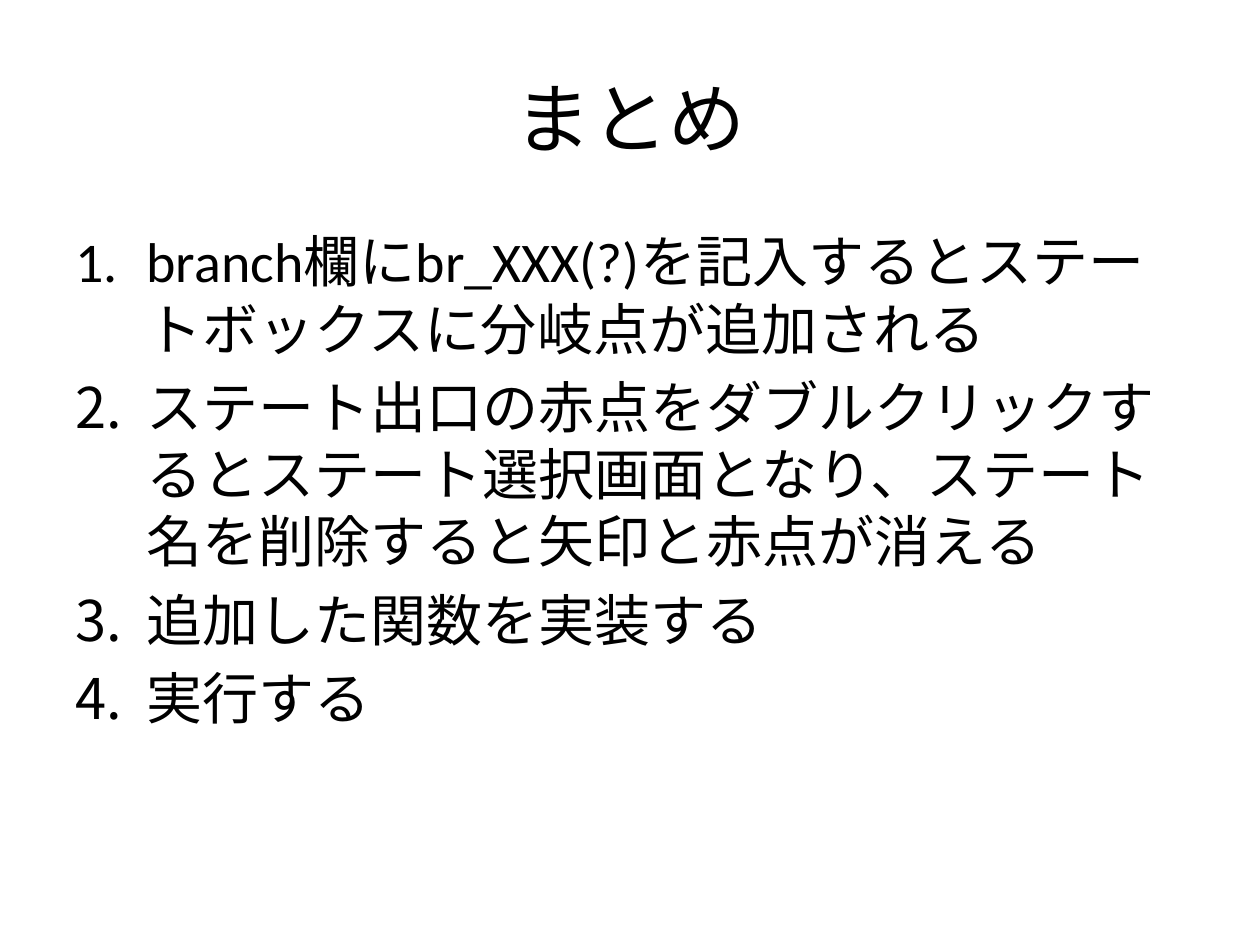
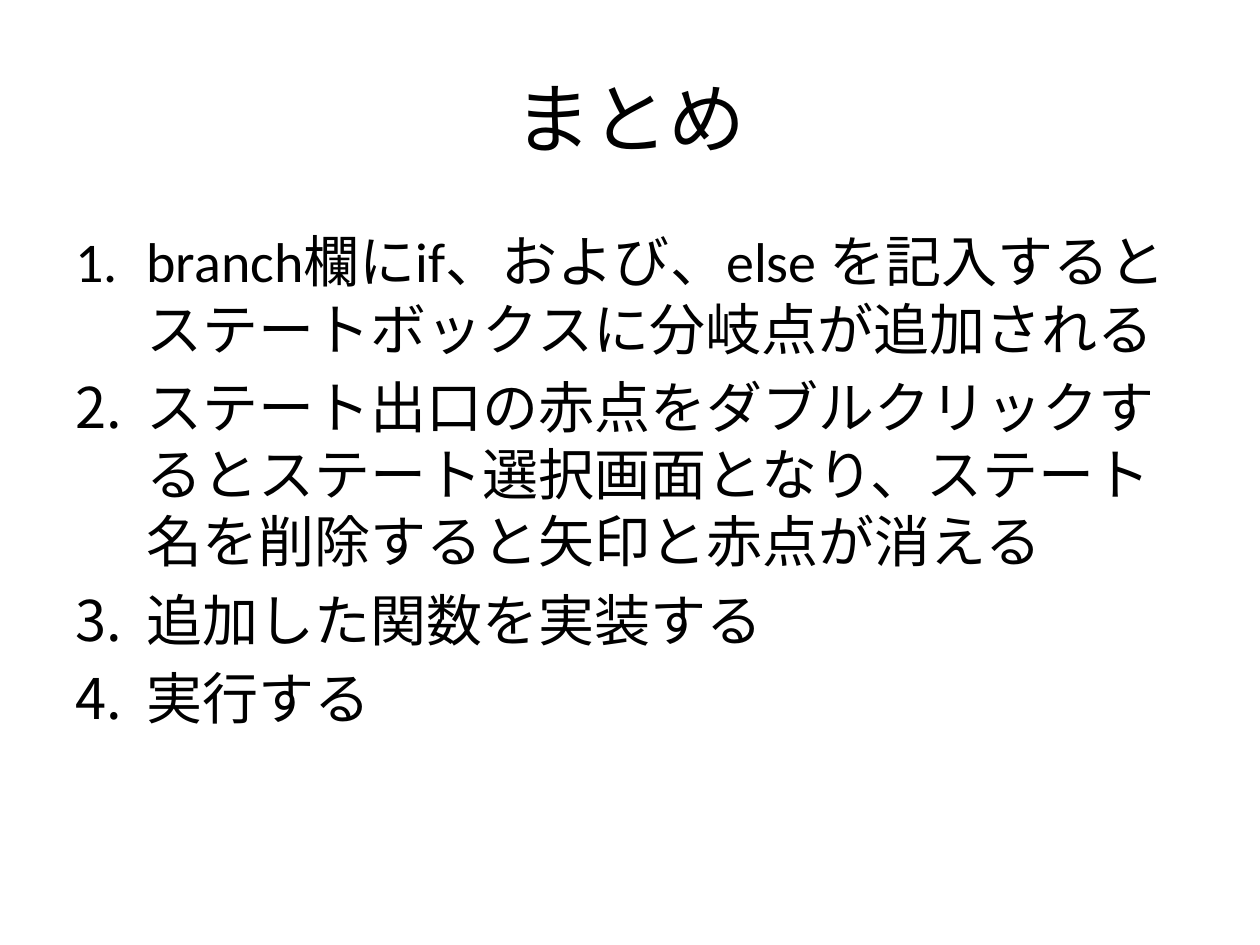
Before and after one commit to NNNIC/psgg-unity-tutorial, a slide deck: slide 17 of PSGG Unity Tutorial #2.pptx (slide 19 before the commit). Drawn at 1260x945 pixels with LibreOffice and Linux fonts; fonts in the diff are those of the drawing. Boxes give left, top, right and bottom in pixels: in the first picture for what was removed or moved away, otherwise in the second. Text is boxed around its words. In the diff, an @@ line names an element or a change of style, - is before the commit and + after.

```diff
--- a/PSGG Unity Tutorial #2.pptx
+++ b/PSGG Unity Tutorial #2.pptx
@@ text at [146,235,1166,355]: text changed @@
-1. branch欄にbr_XXX(?)を記入するとステートボックスに分岐点が追加される
+1. branch欄にif、および、else を記入するとステートボックスに分岐点が追加される
```
Also in this commit, not shown: 10 other slides changed, 4 slides added, 6 slides removed, 3 other files.
